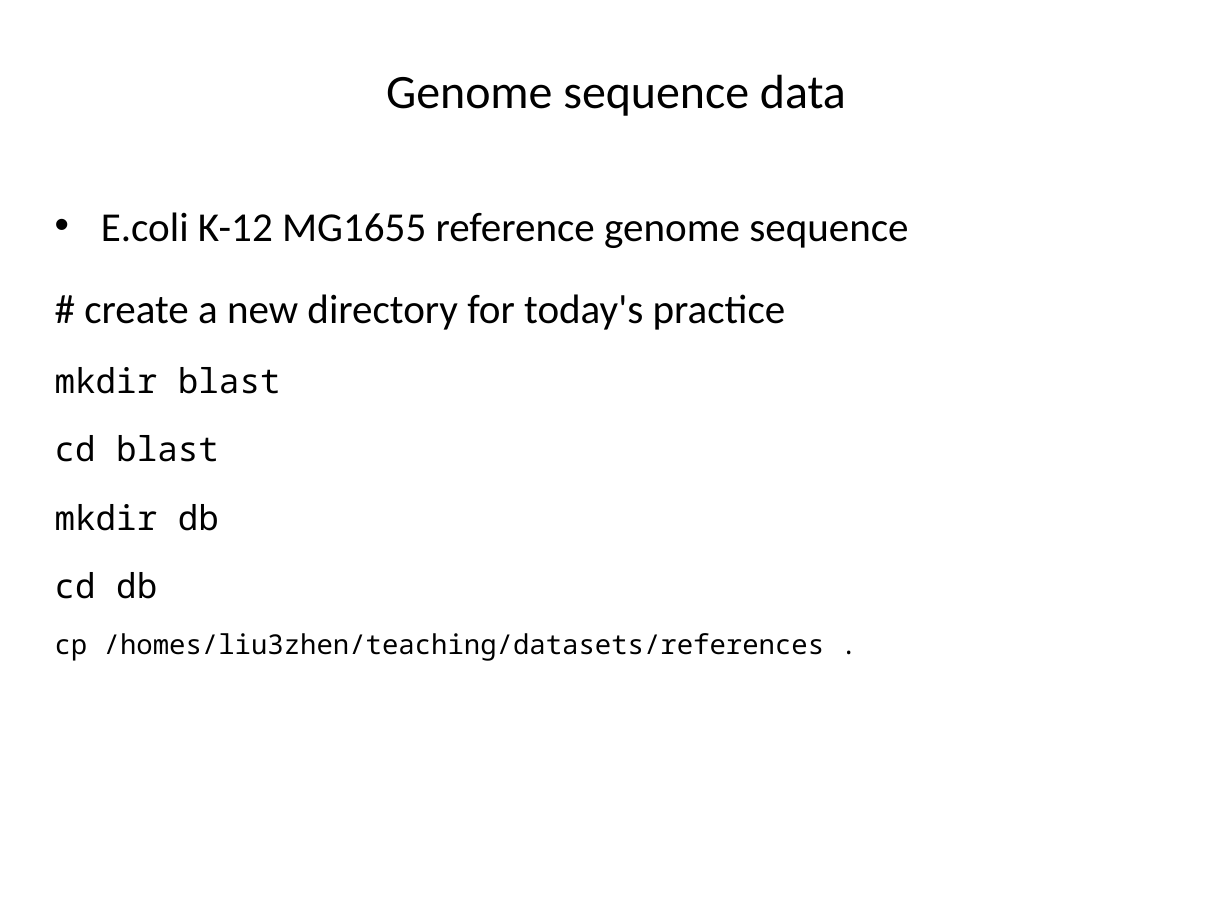
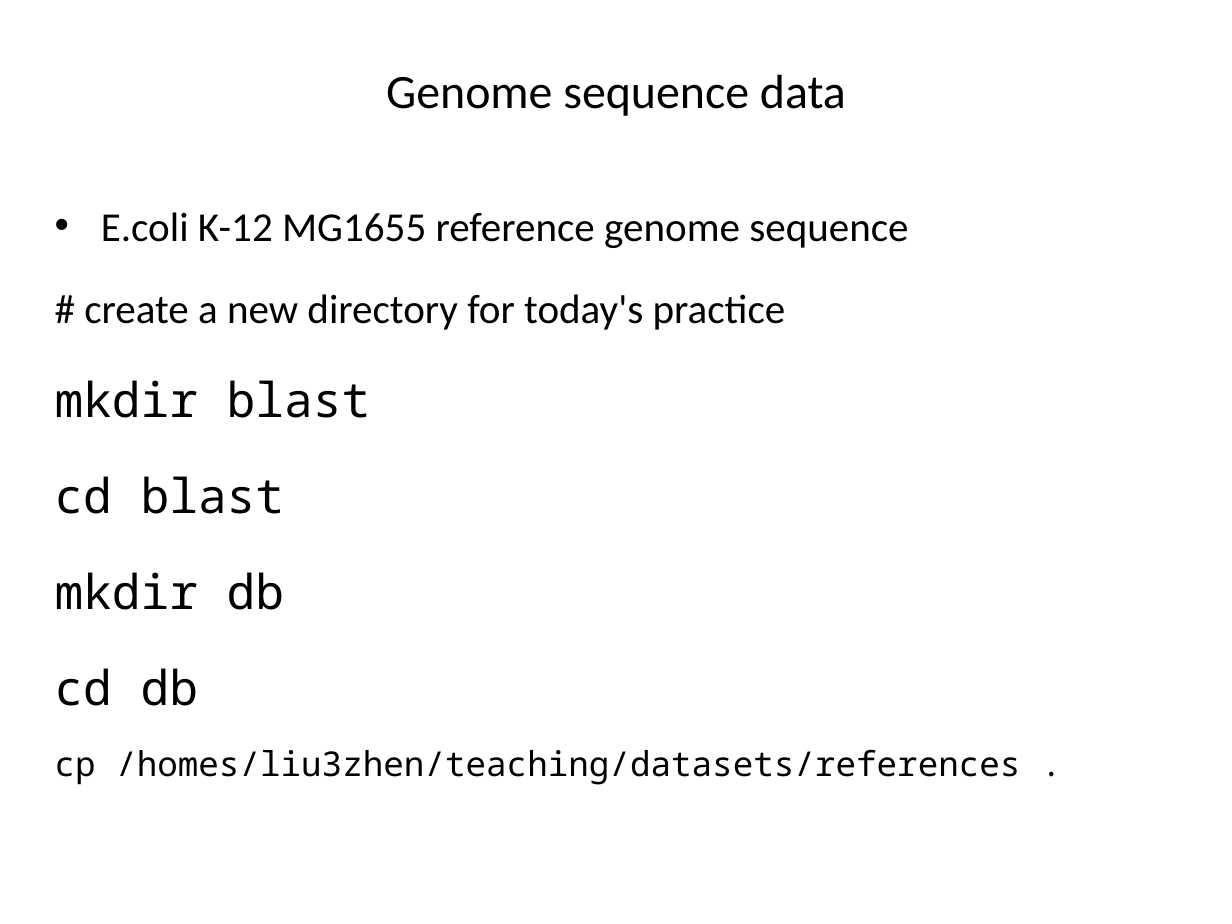
Before and after one commit to liu3zhenlab/teaching, a slide deck: slide 9 of PLPTH813Bioinformatis/2021/labs/lab05_alignment.pptx (slide 8 before the commit). Drawn at 1232x924 pixels with LibreOffice and Linux fonts; fonts in the diff are those of the drawing. Boxes give left, top, right and bottom in pixels: in the first picture for what was removed or moved away, otherwise in the second. Text is boxed around its words. In the diff, an @@ line names an element or a change of style, - is before the commit and + after.

```diff
--- a/PLPTH813Bioinformatis/2021/labs/lab05_alignment.pptx
+++ b/PLPTH813Bioinformatis/2021/labs/lab05_alignment.pptx
@@ text at (55, 380, 1020, 785): size 20 to 28 pt in "mkdir blast", "cd blast", "mkdir db", "cd db"; size 16 to 20 pt in "cp /homes/liu3zhen/teaching/datasets/references ."; more space between paragraphs @@
```
Also in this commit, not shown: 18 other slides changed, 1 slide added.
